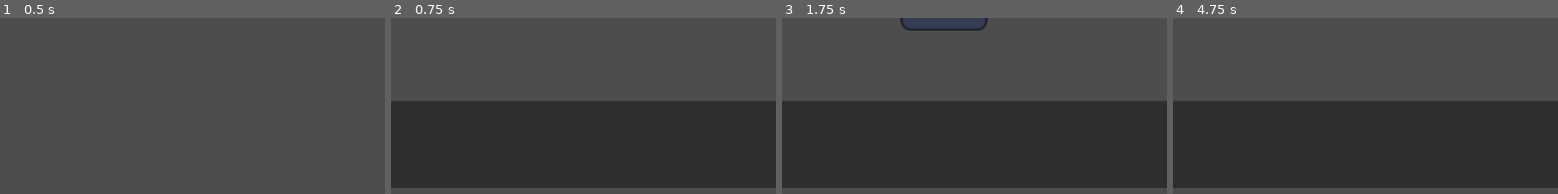
Above: before the commit, frames 1-4 (left to right).
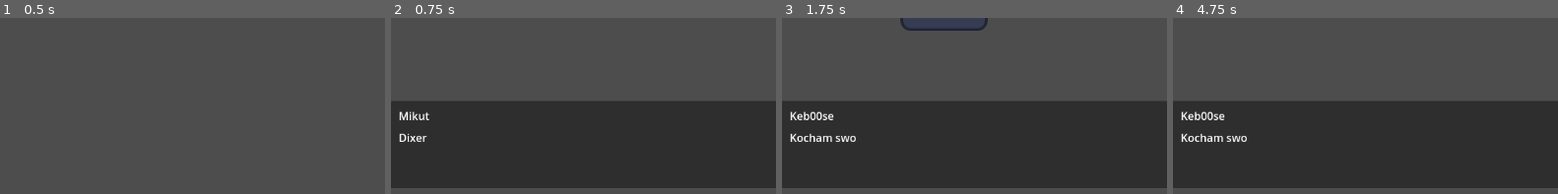
Above: after the commit, the same moments.

Repository: Frajerskie-Game-Studio/Shadow-Delivery
Game: Godot game, scene res://Entieties/dixer.tscn
Two runs of this game, one before a commit and one after it. Both use one fixed random seed, a clock stepped at 60 frames per second and the inputs below. The engine's default icon, where the game draws it, is replaced by a stand-in: a white triangle on a blue panel in a dark square.
Inputs (mouse positions are % of the whole screen's width and height, from its top left):
- Up to frame 1 (0.5 s): no input
- Up to frame 2 (0.75 s): tap Enter at 0.5 s; move the mouse to (75, 53) at 0.52 s; hold D (move_right) from 0.53 s (still down); hold Shift (run) from 0.53 s (still down); click (75, 53) at 0.6 s
- Up to frame 3 (1.75 s): move the mouse to (30, 46) at 1.27 s; release D (move_right) at 1.28 s; release Shift (run) at 1.28 s; hold S (move_down) from 1.28 s (still down); tap Shift (run) at 1.35 s; click (30, 46) at 1.55 s
- Up to frame 4 (4.75 s): move the mouse to (60, 12) at 2.02 s; release S (move_down) at 2.03 s; hold D (move_right) 2.03-2.78 s; hold Shift (run) 2.03-2.78 s; click (60, 12) at 2.1 s; move the mouse to (45, 65) at 2.77 s; hold W (move_up) 2.78-3.53 s; tap Shift (run) at 2.85, 4.35 s; click (45, 65) at 3.05 s; move the mouse to (81, 58) at 3.52 s; hold Shift (run) 3.53-4.28 s; hold A (move_left) from 3.53 s (still down); click (81, 58) at 3.6 s; move the mouse to (19, 21) at 4.27 s; click (19, 21) at 4.55 s
The pictures show only the part of the screen within x 15-65%, y 50-100%; the shares and areas given below are measured in that part.

Frame 1 is identical in both runs. In frame 2, 0.5% of the frame differs, in the area x 2-10%, y 53-71%; in frame 3, 0.8%, in the area x 2-20%, y 53-71%; in frame 4, 0.8%.
Error before the commit: Invalid call. Nonexistent function 'load_data' in base 'Panel'. (res://Entieties/HudCanvas.gd:15)

Commit message:
Revert "Adding documentation"
This reverts commit a1eaf72b19724082a7efab0338a962131d7886df.

Diff:
--- a/Entieties/DialogHud.gd
+++ b/Entieties/DialogHud.gd
@@ -9,14 +9,12 @@
 func _ready():
 	pass
 
-#function loading data to dialog
 func load_data(npc_name, npc_text):
 	dialog_text = npc_text
 	$MarginContainer/HBoxContainer/Panel/VBoxContainer/MarginContainer/Name.text = npc_name
 	$MarginContainer/HBoxContainer/Panel/VBoxContainer/MarginContainer2/RichTextLabel.text = dialog_text
 	writetext = true
 
-#this nice animation of dialog text
 func _process(delta):
 	if writetext:
 		if $MarginContainer/HBoxContainer/Panel/VBoxContainer/MarginContainer2/RichTextLabel.visible_characters < dialog_text.length():
@@ -24,6 +22,5 @@
 		else:
 			$MarginContainer/HBoxContainer/Panel/VBoxContainer/MarginContainer2/RichTextLabel.visible_characters = -1
 			writetext = false
-	#emmiting signal to load next dialog line
 	elif Input.is_action_just_pressed("mouse_click"):
 		next_line.emit()
--- a/Entieties/DialogHud.tscn
+++ b/Entieties/DialogHud.tscn
@@ -1,7 +1,8 @@
-[gd_scene load_steps=3 format=3 uid="uid://btwspjfodubbu"]
+[gd_scene load_steps=4 format=3 uid="uid://btwspjfodubbu"]
 
 [ext_resource type="Texture2D" uid="uid://dmq71f8e1aqr7" path="res://icon.svg" id="1_hjp1c"]
 [ext_resource type="Script" path="res://Entieties/DialogHud.gd" id="1_mrw2w"]
+[ext_resource type="Script" path="res://Entieties/Panel.gd" id="2_2dj37"]
 
 [node name="Control" type="Control"]
 layout_mode = 3
@@ -36,6 +37,7 @@
 [node name="Panel" type="Panel" parent="MarginContainer/HBoxContainer"]
 layout_mode = 2
 size_flags_horizontal = 3
+script = ExtResource("2_2dj37")
 
 [node name="VBoxContainer" type="VBoxContainer" parent="MarginContainer/HBoxContainer/Panel"]
 layout_mode = 1
--- a/Entieties/HudCanvas.gd
+++ b/Entieties/HudCanvas.gd
@@ -8,7 +8,6 @@
 func _ready():
 	pass
 
-#loading data to canvas layer (parent can't see Control node, but can se CanvasLayer)
 func load_data(npc_name, npc_text):
 	dialog_name = npc_name
 	text = npc_text
@@ -17,7 +16,6 @@
 func _process(delta):
 	pass
 
-#loading next line and if not exist ending dialog end deleting dialog window
 func _on_control_next_line():
 	dialog_index+=1
 	if dialog_index < len(text):
--- a/Entieties/NPC.gd
+++ b/Entieties/NPC.gd
@@ -7,11 +7,10 @@
 signal showDialog(npc_name, dialog_dict, dialog_npc)
 
 var ableToTalk = false
-#variable blocking showing next dialog if one dialog is running
 var block = false
 var dialogStates
 
-#function saving data to JSON file
+
 func writeToJson():
 	var file = FileAccess.open("./Data/npc_test.json", FileAccess.WRITE)
 	file.store_string(JSON.stringify(npc_data))
@@ -19,34 +18,27 @@
 
 
 func _ready():
-	#reading json file data
 	var text = FileAccess.get_file_as_string("./Data/npc_test.json")
-	#assigning json file data to npc_data in form of object
 	npc_data = JSON.parse_string(text)
 
 	npc_name = npc_data["name"]
-	#array of dialog states
 	dialogStates = npc_data["dialogStates"]
-	#position of dialog state
 	current_dialog_position = npc_data["currentDialogState"]
 
 func _process(delta):
 	if ableToTalk and !block:
 		if Input.is_action_just_pressed("mouse_click"):
+			print("showDialog")
 			block = true
-			#emmiting signal to parent (level loader) to show dialog
 			showDialog.emit(npc_name, npc_data[dialogStates[current_dialog_position]], self)
-			#setting next state position
 			if current_dialog_position < len(dialogStates) - 1:
 				current_dialog_position+=1
 				npc_data["currentDialogState"] = current_dialog_position
-			#saving modified data
 			writeToJson()
-#function unblocking next dialog
+
 func end_dialog():
 	block = false
 
-#this shit for running dialog
 func _on_mouse_entered():
 	if !block:
 		ableToTalk = true
--- /dev/null
+++ b/Entieties/Panel.gd
@@ -0,0 +1,25 @@
+extends Panel
+
+@onready var writetext = false
+var dialog_text
+
+signal next_line
+
+func _ready():
+	pass
+
+func load_data(npc_name, npc_text):
+	dialog_text = npc_text
+	$VBoxContainer/MarginContainer/Name.text = npc_name
+	$VBoxContainer/MarginContainer2/RichTextLabel.text = dialog_text
+	writetext = true
+
+func _process(delta):
+	if writetext:
+		if $VBoxContainer/MarginContainer2/RichTextLabel.visible_characters < dialog_text.length():
+			$VBoxContainer/MarginContainer2/RichTextLabel.visible_characters += 1
+		else:
+			$VBoxContainer/MarginContainer2/RichTextLabel.visible_characters = -1
+			writetext = false
+	elif Input.is_action_just_pressed("mouse_click"):
+		next_line.emit()
--- a/Entieties/dixer.gd
+++ b/Entieties/dixer.gd
@@ -10,16 +10,14 @@
 func _process(delta):
 	pass
 
-#showing dialog function
+
 func _on_npc_show_dialog(npc_name, dialog_dict, dialog_npc):
 	var this_dialog = dialog_hud.instantiate()
 	self.add_child(this_dialog)
 	this_dialog.load_data(npc_name, dialog_dict)
 	current_dialog_npc = dialog_npc
 
-#ending dialog
 func end_dialog():
-	#searching for right NPC (passed thru _on_npc_show_dialog)
 	for child in get_children():
 		if child == current_dialog_npc:
 			child.end_dialog()
--- a/scripts/player_movement.gd
+++ b/scripts/player_movement.gd
@@ -1,8 +1,6 @@
 extends CharacterBody2D
 
-#speed of player
 var speed = 300.0
-#variable blocking player movement
 var can_move = true
 
 func get_input():
@@ -11,23 +9,19 @@
 	var directionX = 0
 	var directionY = 0
 
-	#setting Y axis in player movement vector if player is not moving in X axis
 	if Input.get_action_strength("move_right") - Input.get_action_strength("move_left") == 0 and Input.get_action_strength("move_down") - Input.get_action_strength("move_up") != 0 :
 		directionY =  Input.get_action_strength("move_down") - Input.get_action_strength("move_up")
-	#setting X axis in player movement vector if player is not moving in Y axis
 	elif Input.get_action_strength("move_right") - Input.get_action_strength("move_left") != 0 and Input.get_action_strength("move_down") - Input.get_action_strength("move_up") == 0:
 		directionX = Input.get_action_strength("move_right") - Input.get_action_strength("move_left")
 
-	#setting player speed
 	if Input.is_action_pressed("run"):
 		speed = 380.0
 	else:
 		speed = 300.0
-	#returning player movement vector
+
 	return Vector2(directionX, directionY)
 
 func _physics_process(delta):
-	#moving player
 	if can_move:
 		var directionVector = get_input()
 		velocity = directionVector.normalized() * speed
